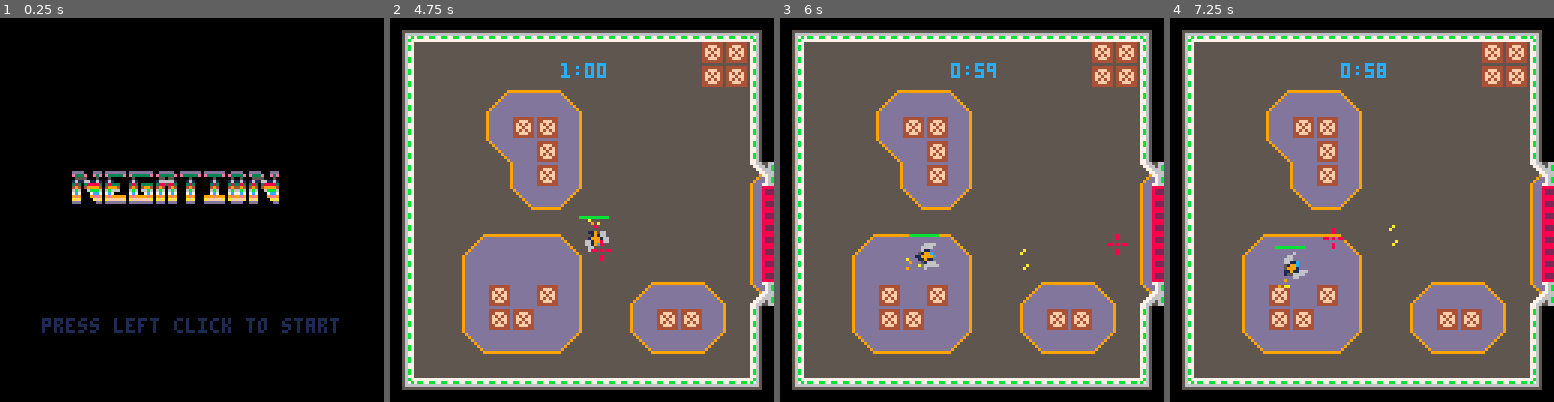
Above: before the commit, frames 1-4 (left to right).
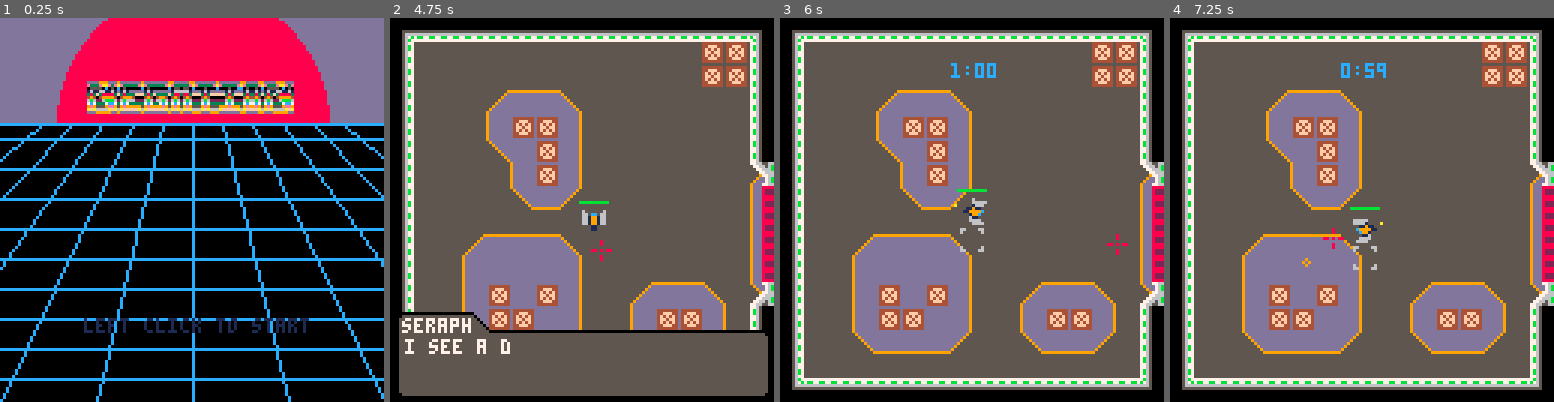
Above: after the commit, the same moments.

Repository: kbrewington/Negation
Game: PICO-8 cartridge negation.p8
Two runs of this game, one before a commit and one after it. Both use one fixed random seed, a clock stepped at 60 frames per second and the inputs below.
Inputs (mouse positions are in pixels of both pictures, inside the frame that each line leads up to):
- Up to frame 1 (0.25 s): no input
- Up to frame 2 (4.75 s): tap O (Z key) at 0.33, 0.7, 1.43, 2.22, 3.1, 3.98 s; click (459, 121) at 0.67 s; tap X (X key) at 1.07, 2.07, 2.4, 2.73, 3.07, 3.4, 3.73, 4.07, 4.4, 4.73 s; click (520, 267) at 1.22 s; click (585, 114) at 1.77 s; hold Left 1.97-2.37 s; click (647, 259) at 2.32 s; hold Down 2.42-2.82 s; click (712, 106) at 2.87 s; hold Right 2.87-3.53 s; click (474, 256) at 3.42 s; hold Up 3.58-4.08 s; click (535, 102) at 3.97 s; hold Right 4.13-4.53 s; click (601, 248) at 4.52 s; hold Down from 4.58 s (still down)
- Up to frame 3 (6 s): tap O (Z key) at 4.87, 5.75 s; click (1052, 94) at 5.07 s; tap X (X key) at 5.07, 5.4, 5.73 s; release Down at 5.08 s; hold Left 5.13-5.8 s; click (1117, 244) at 5.62 s; hold Up from 5.85 s (still down)
- Up to frame 4 (7.25 s): tap X (X key) every 0.33 s from 6.07 to 7.07 s; click (1269, 90) at 6.17 s; release Up at 6.18 s; hold Left 6.23-6.63 s; tap O (Z key) at 6.63 s; hold Down 6.68-7.08 s; click (1331, 236) at 6.72 s; hold Right from 7.13 s (still down)

The runs differ from the first frame. In frame 1, 42% of the frame differs, in the area x 0-100%, y 0-100%; in frame 2, 9.2%; in frame 3, 0.8%; in frame 4, 0.8%.

Commit message:
Merged code with master, got title music to work properly

Diff:
--- a/negation.p8
+++ b/negation.p8
@@ -17,7 +17,7 @@
 player_shield = 0
 player_speed = 1
 player_angle = 0
-player_fire_rate = .1
+player_fire_rate = .75
 player_killed = 0
 player_tokens = 0
 
@@ -89,43 +89,25 @@
 selection_set = {"speed", "fire rate", "health", "quit"}
 next_cost = {1, 1, 1}
 skills_selected = {true, false, false, false}
-
 title = {
-  startx = 23,
-  starty = 50,
-  text = {         "12,12,12,12, 0, 0, 0,12,12,12, 0,12,12,12,12,12,12,12, 0, 12,12,12,12,12,12,12,12, 0, 0,12,12,12,12,12, 0, 0,12,12,12,12,12,12,12, 0,12,12,12,12,12,12,12, 0, 0,12,12,12,12, 0, 0,12,12,12,12, 0, 0, 0,12,12,12",
-                   "12, 1, 1, 1,12, 0, 0,12, 1,12, 0,12, 1, 1, 1, 1, 1,12, 0, 12, 1, 1, 1, 1, 1, 1,12, 0,12, 1, 1, 1, 1, 1,12, 0,12, 1, 1, 1, 1, 1,12, 0,12, 1, 1, 1, 1, 1,12, 0,12, 1, 1, 1, 1,12, 0,12, 1, 1, 1,12, 0, 0,12, 1,12",
-                   "12, 1, 1, 1, 1,12, 0,12, 1,12, 0,12, 1,12,12,12,12,12, 0, 12, 1,12,12,12,12,12,12, 0,12, 1, 1,12, 1, 1,12, 0,12,12,12, 1,12,12,12, 0,12,12,12, 1,12,12, 0, 0,12, 1,12,12, 1,12, 0,12, 1, 1, 1, 1,12, 0,12, 1,12",
-                   "12, 1,12,12, 1, 1,12,12, 1,12, 0,12, 1,12, 0, 0, 0, 0, 0, 12, 1,12, 0, 0, 0, 0, 0, 0,12, 1, 1, 1, 1, 1,12, 0, 0, 0,12, 1,12, 0, 0, 0, 0, 0,12, 1,12, 0, 0, 0,12, 1,12,12, 1,12, 0,12, 1,12,12, 1, 1,12,12, 1,12",
-                   "12, 1,12, 0,12, 1, 1, 1, 1,12, 0,12, 1,12,12,12, 0, 0, 0, 12, 1,12, 0,12,12,12,12, 0,12, 1, 1,12, 1, 1,12, 0, 0, 0,12, 1,12, 0, 0, 0, 0, 0,12, 1,12, 0, 0, 0,12, 1,12,12, 1,12, 0,12, 1,12, 0,12, 1, 1, 1, 1,12",
-                   "12, 1,12, 0,12, 1, 1, 1, 1,12, 0,12, 1, 1, 1,12, 0, 0, 0, 12, 1,12, 0,12, 1, 1,12, 0,12, 1,12, 0,12, 1,12, 0, 0, 0,12, 1,12, 0, 0, 0, 0, 0,12, 1,12, 0, 0, 0,12, 1,12,12, 1,12, 0,12, 1,12, 0,12, 1, 1, 1, 1,12",
-                   "12, 1,12, 0, 0,12, 1, 1, 1,12, 0,12, 1,12,12,12, 0, 0, 0, 12, 1,12, 0,12,12, 1,12, 0,12, 1,12, 0,12, 1,12, 0, 0, 0,12, 1,12, 0, 0, 0, 0, 0,12, 1,12, 0, 0, 0,12, 1,12,12, 1,12, 0,12, 1,12, 0, 0,12, 1, 1, 1,12",
-                   "12, 1,12, 0, 0, 0,12, 1, 1,12, 0,12, 1,12, 0, 0, 0, 0, 0, 12, 1,12, 0, 0,12, 1,12, 0,12, 1,12, 0,12, 1,12, 0, 0, 0,12, 1,12, 0, 0, 0, 0, 0,12, 1,12, 0, 0, 0,12, 1,12,12, 1,12, 0,12, 1,12, 0, 0, 0,12, 1, 1,12",
-                   "12, 1,12, 0, 0, 0,12, 1, 1,12, 0,12, 1,12,12,12,12,12, 0, 12, 1,12,12,12,12, 1,12, 0,12, 1,12, 0,12, 1,12, 0, 0, 0,12, 1,12, 0, 0, 0,12,12,12, 1,12,12,12, 0,12, 1,12,12, 1,12, 0,12, 1,12, 0, 0, 0,12, 1, 1,12",
-                   "12, 1,12, 0, 0, 0, 0,12, 1,12, 0,12, 1, 1, 1, 1, 1,12, 0, 12, 1, 1, 1, 1, 1, 1,12, 0,12, 1,12, 0,12, 1,12, 0, 0, 0,12, 1,12, 0, 0, 0,12, 1, 1, 1, 1, 1,12, 0,12, 1, 1, 1, 1,12, 0,12, 1,12, 0, 0, 0, 0,12, 1,12",
-                   "12,12,12, 0, 0, 0, 0, 0,12,12, 0,12,12,12,12,12,12,12, 0, 12,12,12,12,12,12,12,12, 0,12,12,12, 0,12,12,12, 0, 0, 0,12,12,12, 0, 0, 0,12,12,12,12,12,12,12, 0, 0,12,12,12,12, 0, 0,12,12,12, 0, 0, 0, 0, 0,12,12"}
+  startx = 28,
+  starty = 20,
+  text = {         "12,12,12,12, 8, 8, 8,12,12,12, 8,12,12,12,12,12,12,12, 8, 12,12,12,12,12,12,12,12, 8, 8,12,12,12,12,12, 8, 8,12,12,12,12,12,12,12, 8,12,12,12,12,12,12,12, 8, 8,12,12,12,12, 8, 8,12,12,12,12, 8, 8, 8,12,12,12",
+                   "12, 1, 1, 1,12, 8, 8,12, 1,12, 8,12, 1, 1, 1, 1, 1,12, 8, 12, 1, 1, 1, 1, 1, 1,12, 8,12, 1, 1, 1, 1, 1,12, 8,12, 1, 1, 1, 1, 1,12, 8,12, 1, 1, 1, 1, 1,12, 8,12, 1, 1, 1, 1,12, 8,12, 1, 1, 1,12, 8, 8,12, 1,12",
+                   "12, 1, 1, 1, 1,12, 8,12, 1,12, 8,12, 1,12,12,12,12,12, 8, 12, 1,12,12,12,12,12,12, 8,12, 1, 1,12, 1, 1,12, 8,12,12,12, 1,12,12,12, 8,12,12,12, 1,12,12, 8, 8,12, 1,12,12, 1,12, 8,12, 1, 1, 1, 1,12, 8,12, 1,12",
+                   "12, 1,12,12, 1, 1,12,12, 1,12, 8,12, 1,12, 8, 8, 8, 8, 8, 12, 1,12, 8, 8, 8, 8, 8, 8,12, 1, 1, 1, 1, 1,12, 8, 8, 8,12, 1,12, 8, 8, 8, 8, 8,12, 1,12, 8, 8, 8,12, 1,12,12, 1,12, 8,12, 1,12,12, 1, 1,12,12, 1,12",
+                   "12, 1,12, 8,12, 1, 1, 1, 1,12, 8,12, 1,12,12,12, 8, 8, 8, 12, 1,12, 8,12,12,12,12, 8,12, 1, 1,12, 1, 1,12, 8, 8, 8,12, 1,12, 8, 8, 8, 8, 8,12, 1,12, 8, 8, 8,12, 1,12,12, 1,12, 8,12, 1,12, 8,12, 1, 1, 1, 1,12",
+                   "12, 1,12, 8,12, 1, 1, 1, 1,12, 8,12, 1, 1, 1,12, 8, 8, 8, 12, 1,12, 8,12, 1, 1,12, 8,12, 1,12, 8,12, 1,12, 8, 8, 8,12, 1,12, 8, 8, 8, 8, 8,12, 1,12, 8, 8, 8,12, 1,12,12, 1,12, 8,12, 1,12, 8,12, 1, 1, 1, 1,12",
+                   "12, 1,12, 8, 8,12, 1, 1, 1,12, 8,12, 1,12,12,12, 8, 8, 8, 12, 1,12, 8,12,12, 1,12, 8,12, 1,12, 8,12, 1,12, 8, 8, 8,12, 1,12, 8, 8, 8, 8, 8,12, 1,12, 8, 8, 8,12, 1,12,12, 1,12, 8,12, 1,12, 8, 8,12, 1, 1, 1,12",
+                   "12, 1,12, 8, 8, 8,12, 1, 1,12, 8,12, 1,12, 8, 8, 8, 8, 8, 12, 1,12, 8, 8,12, 1,12, 8,12, 1,12, 8,12, 1,12, 8, 8, 8,12, 1,12, 8, 8, 8, 8, 8,12, 1,12, 8, 8, 8,12, 1,12,12, 1,12, 8,12, 1,12, 8, 8, 8,12, 1, 1,12",
+                   "12, 1,12, 8, 8, 8,12, 1, 1,12, 8,12, 1,12,12,12,12,12, 8, 12, 1,12,12,12,12, 1,12, 8,12, 1,12, 8,12, 1,12, 8, 8, 8,12, 1,12, 8, 8, 8,12,12,12, 1,12,12,12, 8,12, 1,12,12, 1,12, 8,12, 1,12, 8, 8, 8,12, 1, 1,12",
+                   "12, 1,12, 8, 8, 8, 8,12, 1,12, 8,12, 1, 1, 1, 1, 1,12, 8, 12, 1, 1, 1, 1, 1, 1,12, 8,12, 1,12, 8,12, 1,12, 8, 8, 8,12, 1,12, 8, 8, 8,12, 1, 1, 1, 1, 1,12, 8,12, 1, 1, 1, 1,12, 8,12, 1,12, 8, 8, 8, 8,12, 1,12",
+                   "12,12,12, 8, 8, 8, 8, 8,12,12, 8,12,12,12,12,12,12,12, 8, 12,12,12,12,12,12,12,12, 8,12,12,12, 8,12,12,12, 8, 8, 8,12,12,12, 8, 8, 8,12,12,12,12,12,12,12, 8, 8,12,12,12,12, 8, 8,12,12,12, 8, 8, 8, 8, 8,12,12"}
 }
 
 playonce = 0
 
 --============================= helper functions =============================--
-function debug()
-  local debug_color = 14
-  local cpucolor = debug_color
-
-  print("px: " .. player.x, 0, 0, debug_color)
-  print("py: " .. player.y, 45, 0, debug_color)
-
-  print("me: " .. round((stat(0)/1024)*100, 2) .. "%", 0, 6, debug_color)
-  if stat(1) > 1 then cpucolor = 8 end --means we're not using all 30 draws (bad)
-  print("cp: " ..round(stat(1)*100, 2) .. "%", 45, 6, cpucolor)
-
-  print(mget((player.x + 12) / 8, (player.y + 4) / 8), 45, 12, debug_color)
-  print(fget(mget((player.x + 12) / 8, (player.y + 4) / 8)), 0, 12, debug_color)
-
-  print("", 0, 18, debug_color)
-  print("", 45, 18, debug_color)
-end
 
 function gameflow()
   -- start game
@@ -240,7 +222,10 @@
   spawntime_start,detect_killed_enemies = 75, true
   yield()
 
-  seraph.text = "this is it. moment of truth.  i'm certain you will be no    problem for it."
+  seraph.text = "this is it. moment of truth.  i'm certain you will be no    problem for it..."
+  yield()
+
+  seraph.text = "it needs your blood so please do us a favor and just die!"
   yield()
 
   kill_all_enemies(true)
@@ -254,7 +239,7 @@
   seraph.text = "you fool! do you understand   how long it took us to summon that thing?"
   yield()
 
-  seraph.text = "no matter. we'll just use yourbody to summon it again."
+  seraph.text = "no matter. we'll just use yourblood to summon it again!"
   yield()
 
   seraph.text = "to be continued..."
@@ -273,31 +258,25 @@
 -- http://pico-8.wikia.com/wiki/centering_text
 function hcenter(s) return 64-flr((s*4)/2) end
 
-function minimum_neighbor(start, goal)
-  local map = {}
-  map.x, map.y = 128, 120
-  -- map.y = 120
-  local minimum_dist, min_node = 8000, start
-  -- local min_node = start
-    for i=0xffff,1 do
-      for j=0xffff,1 do
-        local nx = start.x+(i*enemy().speed)
-        local ny = start.y+(j*enemy().speed)
-        if 0 < nx and nx < map.x and 0 < ny and ny < map.y and not bump_all(nx, ny) and not bump(nx, ny, 2) then
-          local current = enemy(nx, ny)
-          local cur_distance = distance(current, goal)
-          if cur_distance < minimum_dist then
-            minimum_dist = cur_distance
-            min_node = current
-          end
-        end
-      end -- end j for
-    end --end i for
-    return min_node
-end
-
-function distance(n, d)
-  return sqrt((n.x-d.x)*(n.x-d.x)+(n.y-d.y)*(n.y-d.y))
+function route(ang, x, y)
+  for i in all({0,-1,1,-2,2,-3,3}) do
+    angl = ang+i*45
+    if (look(angl,x,y)) return angl
+  end
+  return ang
+end
+
+function look(ang,x,y)
+  for i=1,8 do
+    x,y=x-i*sin(ang/360),y-i*cos(ang/360)
+    -- pset(x,y,10)
+    if (bump_all(x,y)) return false
+  end
+  return true
+end
+
+function distance(n, d, m)
+  return (m==nil) and sqrt((n.x-d.x)*(n.x-d.x)+(n.y-d.y)*(n.y-d.y)) or abs(n.x-d.x)+abs(n.y-d.y)
 end
 
 function angle_btwn(tx, ty, fx, fy)
@@ -346,7 +325,7 @@
 
 function enemy(x, y, type, time_spwn)
   local e = {}
-  e.x, e.y, e.time, e.b_count =  x, y, time_spwn, 0
+  e.x, e.y, e.time, e.b_count,e.angle =  x, y, time_spwn, 0, 360
   e.destroy_anim_length, e.destroyed_step, e.drop_prob, e.shoot_distance = 15, 0, 15, 50
   e.destroy_sequence = {135, 136, 135}
   e.walking = {132, 134, 137}
@@ -356,17 +335,17 @@
   e.speed = type == "exploder" and .9 or .35
 
   e.update_xy = function()
-                    path = minimum_neighbor(e, player)
-                    e.x = e.x + ((e.x-path.x)*e.speed)*(0xffff)
-                    e.y = e.y + ((e.y-path.y)*e.speed)*(0xffff)
+                    path = route(e.angle, e.x, e.y)
+                    e.x = e.x - e.speed*sin(path/360)
+                    e.y = e.y - (e.speed)*cos(path/360)
                 end
   e.move = function()
+                e.angle = angle_btwn(player.x+5, player.y+5, e.x, e.y)
                 if e.type == "shooter" then
                   if distance(e, player) >= e.shoot_distance then
                     e.update_xy()
                     e.dont_move = false
                   else
-                    e.angle = angle_btwn(player.x+5, player.y+5, e.x, e.y)
                     e.b_count += 1; e.dont_move = true
                     if (e.b_count%e.fire_rate == 0) shoot(e.x, e.y, e.angle, 133, false, false)
                   end
@@ -491,9 +470,14 @@
              end
              if (timers["bossstart"] == 0) timers["bossstart"] = 13
            elseif b.level == 10 then
-             b.x = player.x+50*sin(p_ang/360)
-             b.y = player.y+50*cos(p_ang/360)
-             if (timers["firerate"] > 0 and flr(time()*50)%b.fire_rate == 0) shoot(b.x, b.y, p_ang, 34, false, true)
+             if (flr(timers["bossstart"])%3 == 0) for i=-20,20,40 do b.circs[#b.circs+1] = {b.x-i*sin(p_ang/360),b.y,25} end
+             for c in all(b.circs) do
+               circ(c[1],c[2],25,8)
+               if c[3]>0 then c[3]-=1 else del(b.circs,c) end
+             end
+             -- b.x = player.x+50*sin(p_ang/360)
+             -- b.y = player.y+50*cos(p_ang/360)
+             -- if (timers["firerate"] > 0 and flr(time()*50)%b.fire_rate == 0) shoot(b.x, b.y, p_ang, 34, false, true)
            end
            b.draw_healthbar()
           end
@@ -532,7 +516,14 @@
 end
 
 function draw_titlescreen()
-  rectfill(0, 0, 127, 127, 0)
+  rectfill(0, 0, 127, 127, 13)
+  circfill(64, 35, 45+time()%2, 8)
+  rectfill(0, 35, 128, 128, 0)
+  line(0, 35, 128, 35, 12)
+  for i=0,10 do
+    line(14+i*10,35,-96+i*32,128,12)
+    line(0, 35+(i)*10+abs(time()*20%10),128, 35+(i)*10+abs(time()*20%10),12)
+  end
 
   if not title.drawn then
     sfx(7)
@@ -573,12 +564,12 @@
     playonce+=1
   end
 
-  if title.init+4 < (flr(time())-1) then
-    music(-1)
-  end
+  --if title.init+4 < (flr(time())-1) then
+    --music(-1)
+  --end
 
   --print("press \x8e/\x97 to start", 20, 100, flr(time()*5)%15+1)
-  print("press left click to start", hcenter(25), 100, flr(time())%15+1)
+  print("left click to start", 28, 100, flr(time())%15+1)
 end
 
 function draw_controls()
@@ -600,7 +591,8 @@
   local d = seraph.text
 
   if (seraph.step == nil) seraph.step = 0
-  if (seraph.step < #d) wait.dialog_finish = false
+  --if (seraph.step < #d) wait.dialog_finish = false
+  wait.dialog_finish = (seraph.step < 30) and true or false
 
   rectfill(3, 99, 27, 105, bck_color) -- name rect
   rectfill(27, 99, 27, 126, bck_color) -- angle
@@ -637,7 +629,7 @@
   if (seraph.step > 30) print(sub(d, 31, min(seraph.step, 60)), 5, 113, fnt_color)
   if (seraph.step > 60) print(sub(d, 61, min(seraph.step, 90)), 5, 119, fnt_color)
   seraph.step = min(seraph.step+1, #d+30)
-  if (seraph.step == #d+30) wait.dialog_finish = false
+  --if (seraph.step == #d+30) wait.dialog_finish = false
 end
 
 function drawcountdown()
@@ -810,8 +802,15 @@
       if (b.rocket) rocket_kill(b)
       return
     end
-
-    spr_r(b.sprite, b.x, b.y, b.angle, 1, 1)
+    if (b.sprite==34) then
+      for i=-1,6,7 do
+        -- pset(b.x,b.y,10)
+        pset(b.x+i*sin((90+b.angle)/360)+3, b.y+i*cos((90+b.angle)/360)+2, 10)
+        -- line(b.x+i*sin((90+b.angle)/360), b.y+i*cos((90+b.angle)/360), b.x-2*sin(b.angle/360)+i*sin((90+b.angle)/360),b.y-2*cos(b.angle/360)+i*cos((90+b.angle)/360),10)
+      end
+    else
+      spr_r(b.sprite, b.x, b.y, b.angle, 1, 1)
+    end
     b.move()
     if (b.duration <= 0) del(player_bullets, b); return
 
@@ -867,7 +866,7 @@
   rectfill(0,0,128,128,0)
   print("you died",hcenter(8), 55, 8)
   --k = min(player_killed, k+0.5)
-  if (k<player_killed-1) k += 0.5
+  if (k<player_killed-1) k += player_killed*.01--0.5
   local t = "killed: "..flr(k)
   print(t, hcenter(#t), 63, 5)
   print("press \x8e/\x97 to start over", 20, 100, flr(time()*5)%15+1)
@@ -977,7 +976,7 @@
 function move_anim(l)
   local col = {8,9,10}
   for i=1,5 do
-    pset(rnd(5)+(l[1]+8)+6*sin(player_angle / 360), rnd(5)+(l[2]+8)+6*cos(player_angle / 360), col[i%#col + 1])
+    pset((l[1]+8)+6*sin(player_angle / 360), (l[2]+8)+6*cos(player_angle / 360), col[i%#col + 1])
   end
 end
 
@@ -1017,7 +1016,8 @@
   elseif btnp(3) then
     diff = 1
     sfx(0)
-  elseif btnp(5) then
+  --elseif btnp(5) then
+  elseif continuebuttons() then
     if selection_set[currently_selected] == "quit" then
       in_skilltree = false
       sfx(0)
@@ -1166,27 +1166,6 @@
   if (flr(rnd(100)) <= e.drop_prob) add(dropped, drop_obj(e.x, e.y, e.drops[flr(rnd(#e.drops)) + 1]))
 end
 
--- function collide_all_enemies()
---   local e = enemy_spawned[1]
---   for o in all(enemy_spawned) do
---     if (o~=e and ent_collide(e, o)) fix_enemy(o, e)
---   end
--- end
-
--- function fix_enemy(o, e)
---   local function fix_coord(o,e,c)
---     if (o[c] - e[c]) < 0 then
---       o[c] = o[c] - 8
---     elseif (o[c] - e[c]) > 0 then
---       o[c] = o[c] + 8
---     elseif (o[c] == e[c]) then
---       o[c] = o[c] + 8
---     end
---   end
---   fix_coord(o,e,'x')
---   fix_coord(o,e,'y')
--- end
-
 function player_hit(d)
   player_health -= d
   sfx(18)
@@ -1217,7 +1196,7 @@
   for k,t in pairs(timers) do timers[k] = max(0, timers[k] - (1/30)) end
   if (level_change)  levelchange()
   if (titlescreen == nil and continuebuttons()) titlescreen = true; return
-  if (drawcontrols and continuebuttons()) showcontrols = false coresume(game); return
+  if (drawcontrols and continuebuttons()) music(-1) showcontrols = false coresume(game); return
   if (in_leaderboard and continuebuttons()) in_leaderboard = false; sort = true; run()
   if (in_skilltree) skill_tree(); return;
   if (seraph.text ~= nil and not wait.dialog_finish and continuebuttons()) seraph = {}; coresume(game); return
@@ -1234,7 +1213,7 @@
     --========================
     --middle mouse button-----
     --========================
-    if stat(34) == 4 and timers["middleclick"] == 0 then -- cycle inventory
+    if (stat(34) == 4 or btn(5)) and timers["middleclick"] == 0 then -- cycle inventory
       local temp = 0
       if #player_inventory > 1 then
         for i=1,#player_inventory do
@@ -1277,6 +1256,15 @@
         invt.ammo -= 1
         timers["showinv2"] = 1.2 --player_power_fire_rate + 0.2
       end
+    end
+
+    --========================
+    --o button----------------
+    --========================
+    if btnp(4) and #player_inventory > 0 then
+      add(dropped, drop_obj((player.x + 5) + 12*sin(player_angle / 360), (player.y + 5) + 12*cos(player_angle / 360), player_inventory[1].sprite))
+      del(player_inventory, player_inventory[1])
+      timers["showinv"], timers["showinv2"] = .5, 0
     end
 
     --========================
Not shown, changed: the music (__music__) section of negation.p8
Not shown, changed: the sound effects (__sfx__) section of negation.p8
